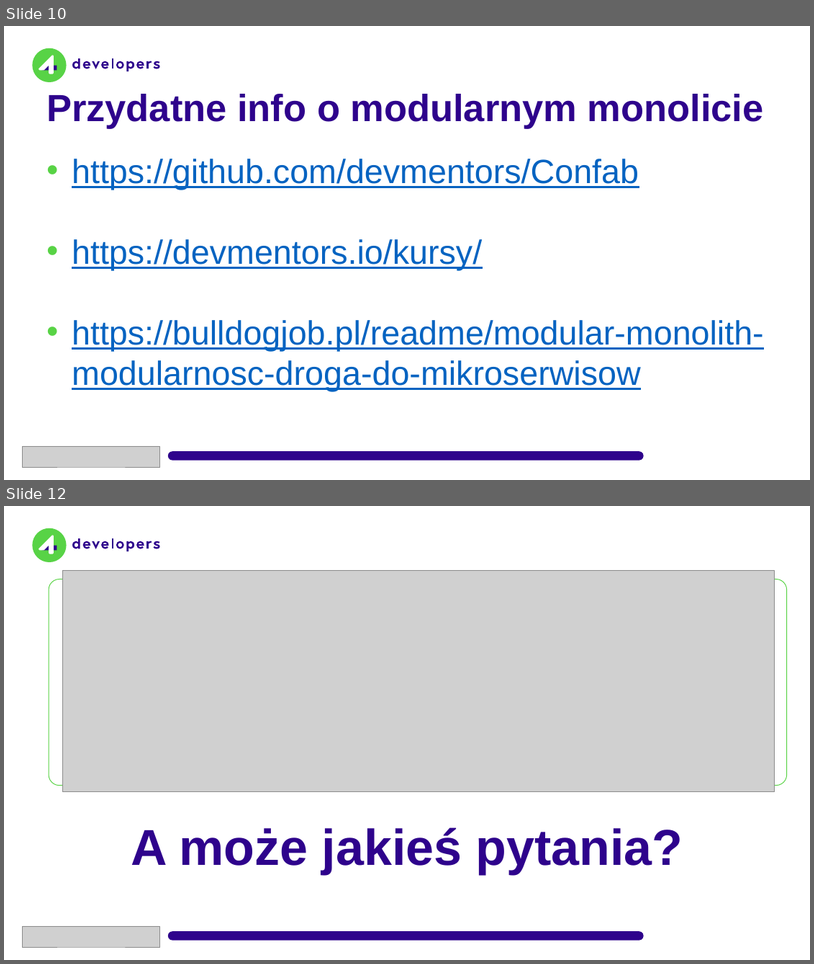
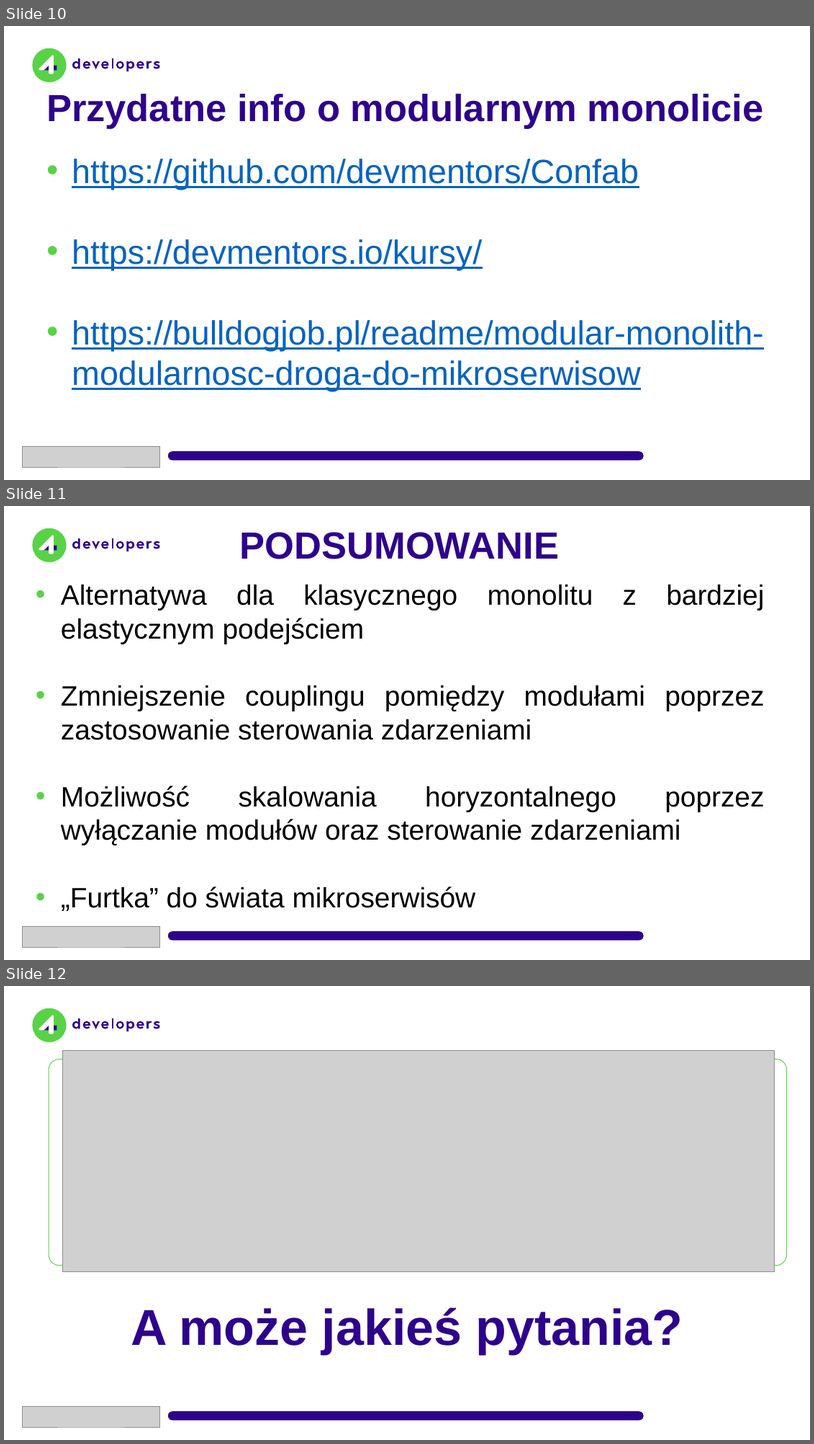
Before and after one commit to kamil-wysocki/4dev2024, a slide deck: 4Developers 2024.pptx. Shown one above the other, each under a label of ours: slides 10 and 12 before the commit, slides 10, 11 and 12 after it; the slides between them are not shown. The pictures are 814x964 and 814x1444 pixels, drawn with LibreOffice and Linux fonts; fonts in the diff are those of the drawing; grey boxes stand for pictures; background and template pictures are left out. Boxes give left, top, right and bottom in pixels: in the first picture for what was removed or moved away, otherwise in the second. Text is boxed around its words. In the diff, an @@ line names an element or a change of style, - is before the commit and + after.

```diff
--- a/4Developers 2024.pptx
+++ b/4Developers 2024.pptx
@@ slide 11 added at (4,506,810,960), background #FFFFFF; not listed: 14 template elements that a slide beside it also shows @@
@@ text added at (240,532,559,559), 54 pt, text #2E038C, bold @@
+PODSUMOWANIE
@@ text added at (61,584,764,911), 40 pt, text #000000 @@
+• Alternatywa dla klasycznego monolitu z bardziej elastycznym podejściem
+• Zmniejszenie couplingu pomiędzy modułami poprzez zastosowanie sterowania zdarzeniami
+• Możliwość skalowania horyzontalnego poprzez wyłączanie modułów oraz sterowanie zdarzeniami
+• „Furtka” do świata mikroserwisów
@@ picture added at (23,926,160,947) @@
```
Also in this commit, not shown: 7 slides changed, 1 slide removed.
